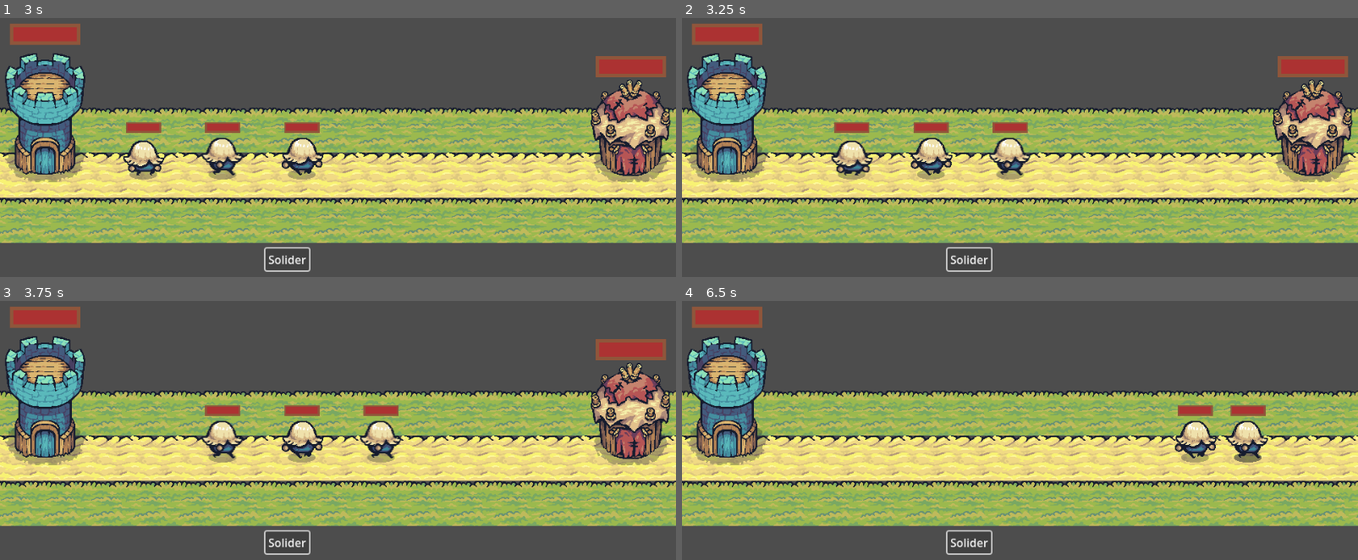
Above: before the commit, frames 1-4 (two rows, left to right).
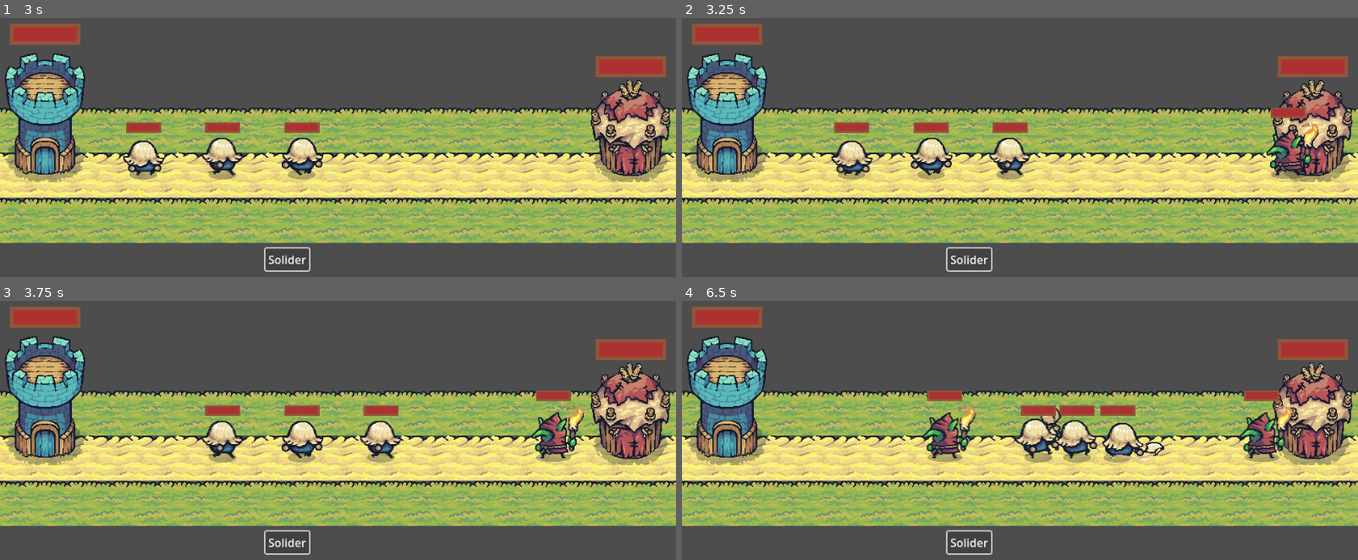
Above: after the commit, the same moments.

Repository: Gr0bGr0b/tower_defense
Game: Godot game, scene res://Scenes/Levels/level_1.tscn
The game is run twice, just before and just after one commit, with the same random seed, the same clock (stepped at 60 frames per second) and the same inputs.
Inputs:
- Up to frame 1 (3 s): click "Solider" at 0.5 s; click "Solider" at 1.25 s; click "Solider" at 2 s
- Up to frame 2 (3.25 s): no input
- Up to frame 3 (3.75 s): no input
- Up to frame 4 (6.5 s): no input

Frame 1 is identical in both runs. In frame 2, 1.1% of the frame differs, in the area x 86-95%, y 34-63%; in frame 3, 1.2%; in frame 4, 11%, in the area x 35-100%, y 14-64%.
Error after the commit: Invalid call. Nonexistent function 'hit' in base 'CharacterBody2D (e_pawn.gd)'. (res://Scripts/Actors/Attack.gd:21)

Commit message:
evil pawn

Diff:
--- a/Scenes/Actors/Enemies/e_pawn.tscn
+++ b/Scenes/Actors/Enemies/e_pawn.tscn
@@ -1,7 +1,9 @@
-[gd_scene load_steps=5 format=3 uid="uid://bvakdnf8ig7ev"]
+[gd_scene load_steps=7 format=3 uid="uid://bvakdnf8ig7ev"]
 
 [ext_resource type="PackedScene" uid="uid://bmrothkjtqiqs" path="res://Scenes/Actors/actors.tscn" id="1_6u1db"]
+[ext_resource type="Script" path="res://Scripts/Actors/Enemies/e_pawn.gd" id="2_7wiwt"]
 [ext_resource type="Texture2D" uid="uid://r0y1cvwltp5u" path="res://Assets/Factions/Goblins/Torch_Red.png" id="2_daor1"]
+[ext_resource type="Script" path="res://Scripts/Actors/Move.gd" id="3_tm237"]
 
 [sub_resource type="RectangleShape2D" id="RectangleShape2D_tkstv"]
 size = Vector2(64, 64)
@@ -10,6 +12,9 @@
 size = Vector2(20, 32)
 
 [node name="RedPawn" instance=ExtResource("1_6u1db")]
+collision_layer = 2
+collision_mask = 2
+script = ExtResource("2_7wiwt")
 
 [node name="Sprite2D" parent="." index="0"]
 texture = ExtResource("2_daor1")
@@ -17,6 +22,9 @@
 flip_h = true
 hframes = 7
 vframes = 5
+
+[node name="MoveState" type="Node2D" parent="StateMachine" index="0"]
+script = ExtResource("3_tm237")
 
 [node name="CollisionShape2D" parent="." index="2"]
 position = Vector2(0, -32)
--- a/Scenes/Levels/level_1.tscn
+++ b/Scenes/Levels/level_1.tscn
@@ -1,9 +1,11 @@
-[gd_scene load_steps=7 format=3 uid="uid://5b2rlrob6s1k"]
+[gd_scene load_steps=9 format=3 uid="uid://5b2rlrob6s1k"]
 
 [ext_resource type="Script" path="res://Scripts/Levels/Level_1.gd" id="1_8hrue"]
 [ext_resource type="Texture2D" uid="uid://77cbry656q5a" path="res://Assets/Tilemap_Flat.png" id="1_qg383"]
 [ext_resource type="PackedScene" uid="uid://pnsm65w5j06f" path="res://Scenes/p_tower.tscn" id="2_5ym7g"]
 [ext_resource type="PackedScene" uid="uid://7crfo5tq0mv0" path="res://Scenes/e_tower.tscn" id="3_d5e80"]
+[ext_resource type="Script" path="res://Scripts/Enemies/EnemiesManager.gd" id="3_du6dt"]
+[ext_resource type="PackedScene" uid="uid://bvakdnf8ig7ev" path="res://Scenes/Actors/Enemies/e_pawn.tscn" id="4_wakao"]
 
 [sub_resource type="TileSetAtlasSource" id="TileSetAtlasSource_bt8xe"]
 texture = ExtResource("1_qg383")
@@ -545,8 +547,17 @@
 layer_0/tile_data = PackedInt32Array(458752, 393216, 0, 458753, 393216, 0, 458754, 393216, 0, 458755, 393216, 0, 458756 …(742 unchanged characters)…
 
 [node name="Enemies" type="Node2D" parent="World"]
+script = ExtResource("3_du6dt")
+units_scn = Array[PackedScene]([ExtResource("4_wakao")])
+
+[node name="SpawnTimer" type="Timer" parent="World/Enemies"]
+wait_time = 3.0
+autostart = true
 
 [node name="EnemiesTower" parent="World/Enemies" instance=ExtResource("3_d5e80")]
+position = Vector2(896, 480)
+
+[node name="UnitsContainer" type="Node2D" parent="World/Enemies"]
 position = Vector2(896, 480)
 
 [node name="Soldiers" type="Node2D" parent="World"]
--- a/Scripts/Actors/Actor.gd
+++ b/Scripts/Actors/Actor.gd
@@ -13,7 +13,7 @@
 
 var animation : String = "" : set = set_animation, get = get_animation
 var direction : Vector2 = Vector2.ZERO: set = set_direction, get = get_direction
-var target : Area2D = null : set = set_target, get = get_target
+var target = null : set = set_target, get = get_target
 
 ######## ACCESSORS ########
 
@@ -34,11 +34,11 @@
 func get_direction() -> Vector2:
 		return direction
 
-func set_target(value: Area2D) -> void:
+func set_target(value: Node2D) -> void:
 	if value != target:
 		target = value
 
-func get_target() -> Area2D:
+func get_target() -> Node2D:
 	return target
 
 ######## BUILT-IN ########
@@ -48,6 +48,8 @@
 
 	atk_area_detection.connect("area_entered", Callable(self, "_on_atk_area_entered"))
 	atk_area_detection.connect("area_exited", Callable(self, "_on_atk_area_exited"))
+	atk_area_detection.connect("body_entered", Callable(self, "_on_atk_area_entered"))
+	atk_area_detection.connect("body_exited", Callable(self, "_on_atk_area_exited"))
 
 func _physics_process(delta):
 	state_machine.physics_process(delta)
--- /dev/null
+++ b/Scripts/Actors/Enemies/e_pawn.gd
@@ -0,0 +1,6 @@
+extends Actor
+
+func _ready():
+	super()
+	add_to_group("Enemies")
+	set_direction(Vector2.LEFT)
--- a/Scripts/Actors/Move.gd
+++ b/Scripts/Actors/Move.gd
@@ -1,7 +1,8 @@
 extends BaseState
+class_name MoveState
 
 
 func physics_process(delta) -> Node2D:
 	var dir = actor.get_direction()
-	actor.position.x += actor.speed * delta
+	actor.position.x += dir.x * actor.speed * delta
 	return self
--- a/Scripts/Actors/Soldiers/pawn.gd
+++ b/Scripts/Actors/Soldiers/pawn.gd
@@ -13,7 +13,7 @@
 
 ######## EMITS ########
 
-func _on_atk_area_entered(node: Area2D) -> void:
+func _on_atk_area_entered(node) -> void:
 	if node.is_in_group("Enemies"):
 		set_target(node)
 		state_machine.change_state(state_machine.states.Attack)
--- /dev/null
+++ b/Scripts/Enemies/EnemiesManager.gd
@@ -0,0 +1,22 @@
+extends Node2D
+
+@onready var spawn_timer : Timer = $SpawnTimer
+@onready var units_container: Node2D = $UnitsContainer
+# UNITS
+@export var units_scn: Array[PackedScene]
+
+
+func _ready() -> void:
+	spawn_timer.timeout.connect(_on_spawn_timer_timeout)
+
+
+######## LOGIC #######
+
+func spawn_unit(unit_scn: PackedScene) -> void:
+	var unit = unit_scn.instantiate()
+	units_container.add_child(unit)
+
+######## EMITS ########
+func _on_spawn_timer_timeout() -> void:
+	print("Timeout")
+	spawn_unit(units_scn.pick_random())
